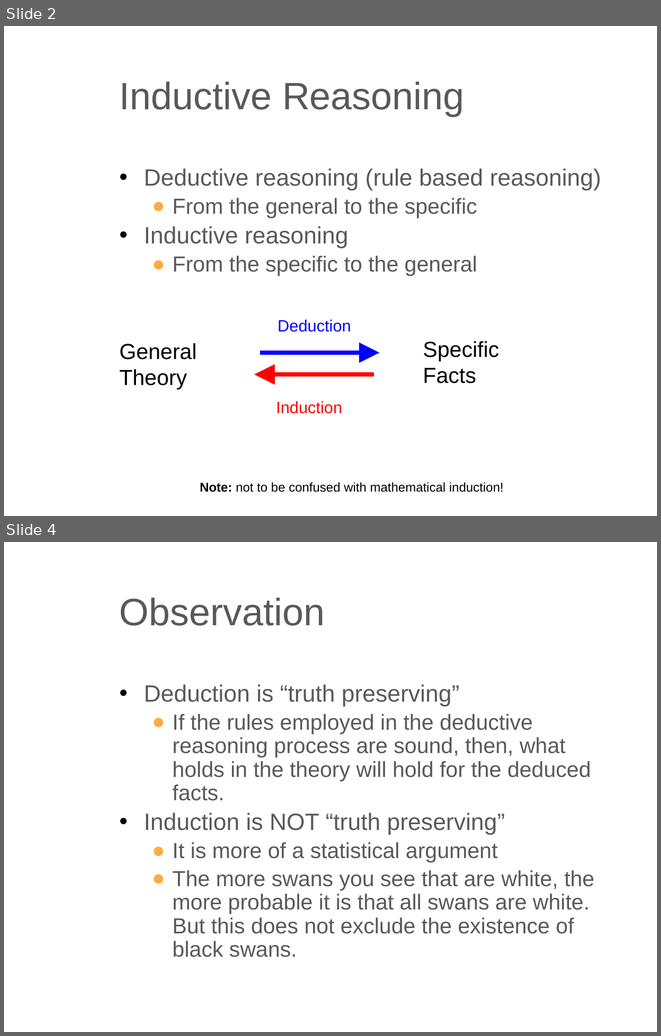
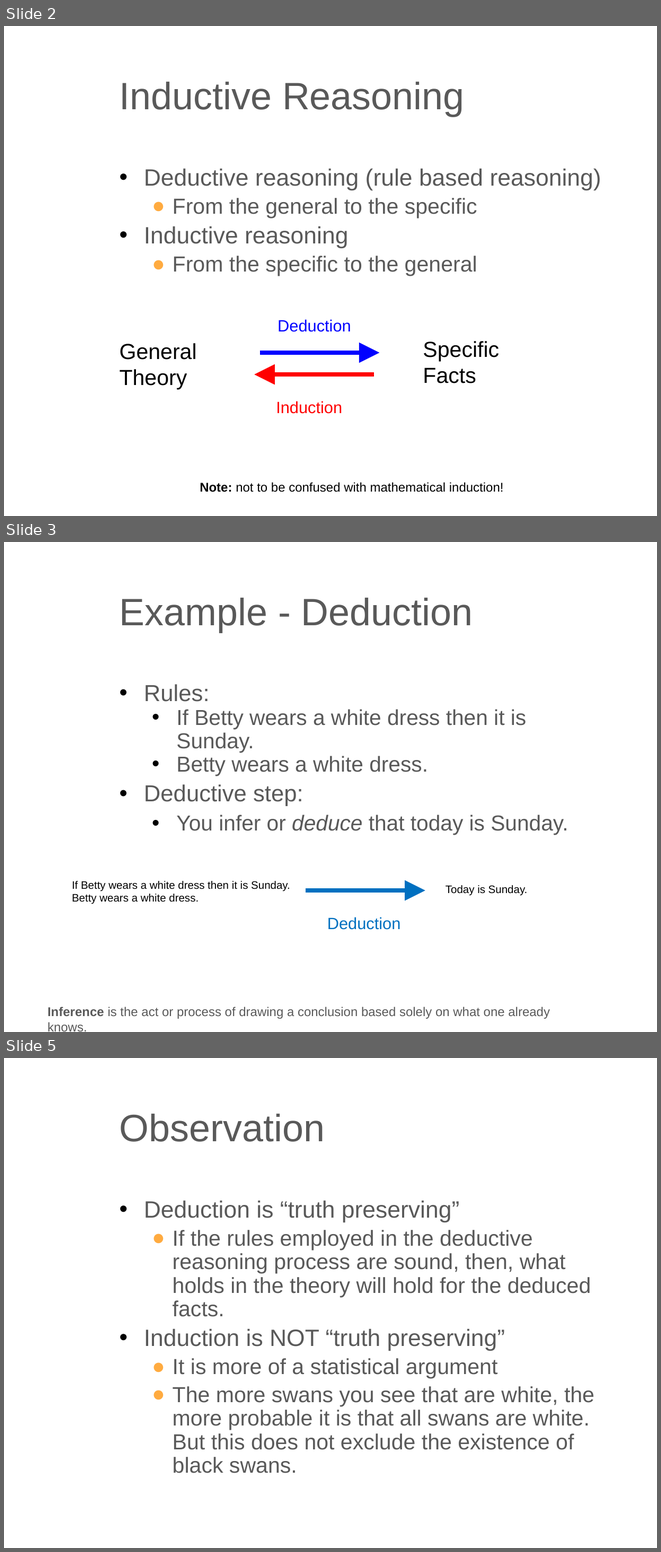
Before and after one commit to lutzhamel/CSC310, a slide deck: 06-machine-learning-basics-1.pptx. Shown one above the other, each under a label of ours: slides 2 and 4 before the commit, slides 2, 3 and 5 after it; the slides between them are not shown. The pictures are 661x1036 and 661x1552 pixels, drawn with LibreOffice and Linux fonts; fonts in the diff are those of the drawing. Boxes give left, top, right and bottom in pixels: in the first picture for what was removed or moved away, otherwise in the second. Text is boxed around its words. In the diff, an @@ line names an element or a change of style, - is before the commit and + after.

```diff
--- a/06-machine-learning-basics-1.pptx
+++ b/06-machine-learning-basics-1.pptx
@@ slide 3 added at bbox=[4, 542, 657, 1032], background #FFFFFF @@
@@ title added at bbox=[120, 598, 473, 632], 42 pt, text #595959 @@
+Example - Deduction
@@ text added at bbox=[144, 684, 568, 835], 23.8 pt, text #595959 @@
+• Rules:
+  • If Betty wears a white dress then it is Sunday.
+  • Betty wears a white dress.
+• Deductive step:
+  • You infer or deduce that today is Sunday.
@@ text added at bbox=[72, 881, 290, 904], 12 pt, text #000000 @@
+If Betty wears a white dress then it is Sunday.
+Betty wears a white dress.
@@ arrow added from (306, 890) to (425, 890), #0070C0 4.5 pt @@
@@ text added at bbox=[445, 885, 528, 896], 12 pt, text #000000 @@
+Today is Sunday.
@@ text added at bbox=[327, 917, 401, 929], 18 pt, text #0070C0 @@
+Deduction
@@ text added at bbox=[47, 1006, 550, 1018], 14 pt, text #595959 @@
+Inference is the act or process of drawing a conclusion based solely on what one already knows.
@@ what was slide 4 is now slide 5 @@
```
Also in this commit, not shown: 6 slides changed, 1 other file.
